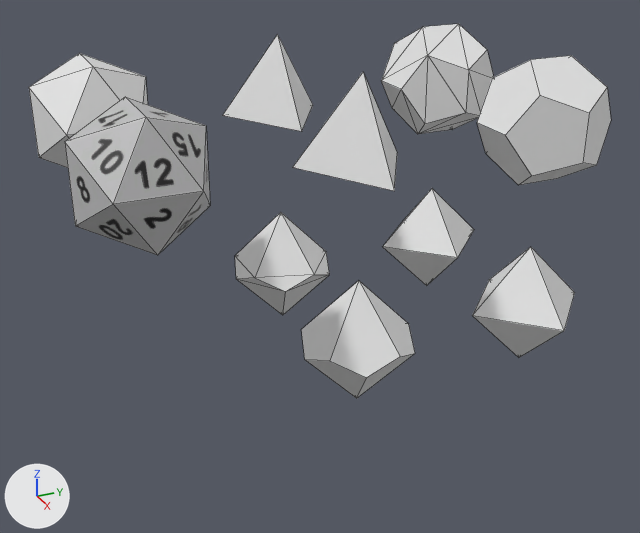
An edit to the Blender file util/dice_geometries.blend, drawn before and after from the same camera.
Before and after are seen from a 50 mm lens placed at (13.29, -5.24, 6.48), pointed at (1.83, -0.09, 0.75). The lights are fixed; the arrows at lower left show +X, +Y and +Z. Mesh edges are drawn as thin lines.

Objects in the first picture: '10D', '10D.001', 'Solid', 'Solid.001', 'Solid.002', 'Solid.003', 'Solid.004', 'Solid.005', 'Solid.006', 'Solid.007'.
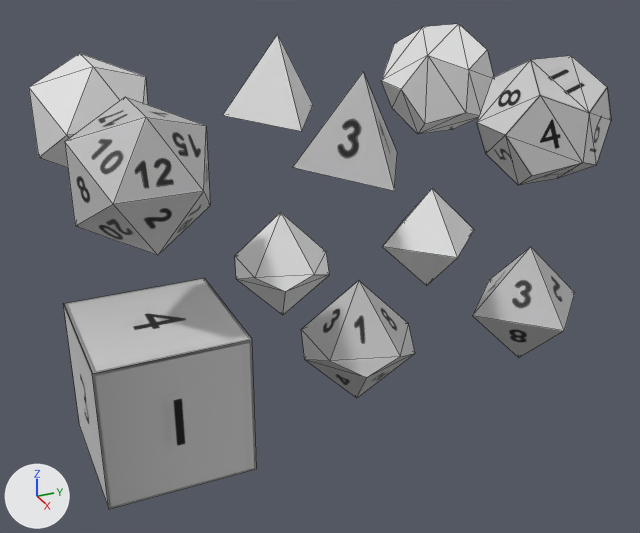
The edits, one by one:
Picture 'D12.png' (img_d12_png) is new.
Picture 'D6.png' (img_d6_png) is new.
Material 'Penta Face Dice' (mat_penta_face_dice) is new.
Its texture is img_d12_png.
Material 'Quad Face Dice' (mat_quad_face_dice) is new.
Its texture is img_d6_png.
me_cone_001 is used by ob_10d_001; location (3.0, 0.0, 0.0).
me_cone_001 had 12 vertices, 10 faces and spanned x -0.81..0.81, y -0.86..0.86, z -1.0..1.0.
me_cone_001 now has 12 vertices, 20 faces and spans x -0.81..0.81, y -0.86..0.86, z -1.0..1.0.
Part 1, on me_cone_001:
10 faces are deleted.
20 new faces join them.
me_cone_001 now uses material mat_dice (picture img_d20_png).
me_solid_004 has 4 vertices, 4 faces and spans x -0.47..0.94, y -0.82..0.82, z -0.33..1.0.
me_solid_004 now uses material mat_dice (picture img_d20_png).
me_solid_006 is used by ob_solid_006; location (3.0, 3.0, 3.0).
me_solid_006 had 20 vertices, 12 faces and spanned x -0.93..0.93, y -0.93..0.93, z -0.93..0.93.
me_solid_006 now has 20 vertices, 36 faces and spans x -0.93..0.93, y -0.93..0.93, z -0.93..0.93.
Part 2, on me_solid_006:
12 faces are deleted.
36 new faces join them.
me_solid_006 now uses material mat_penta_face_dice (picture img_d12_png).
Mesh me_cube is new.
It is a box spanning x -1.0..1.0, y -1.0..1.0, z -1.0..1.0.
It uses material mat_quad_face_dice (picture img_d6_png).
Object 'Cube' (ob_cube) is new; it shows me_cube.
Its location is (3.0, -3.0, 0.0).

Pixel boxes (x1, y1, x2, y2) of what changed, in the pictures (640 x 533 px):
'Cube', added: after (63, 278, 257, 509)
'Solid.004', recoloured (white to grey): (292, 72, 397, 191) in both
part 1 of me_cone_001, built on: (301, 281, 415, 398) in both
part 2 of me_solid_006, built on: (477, 56, 611, 185) in both
